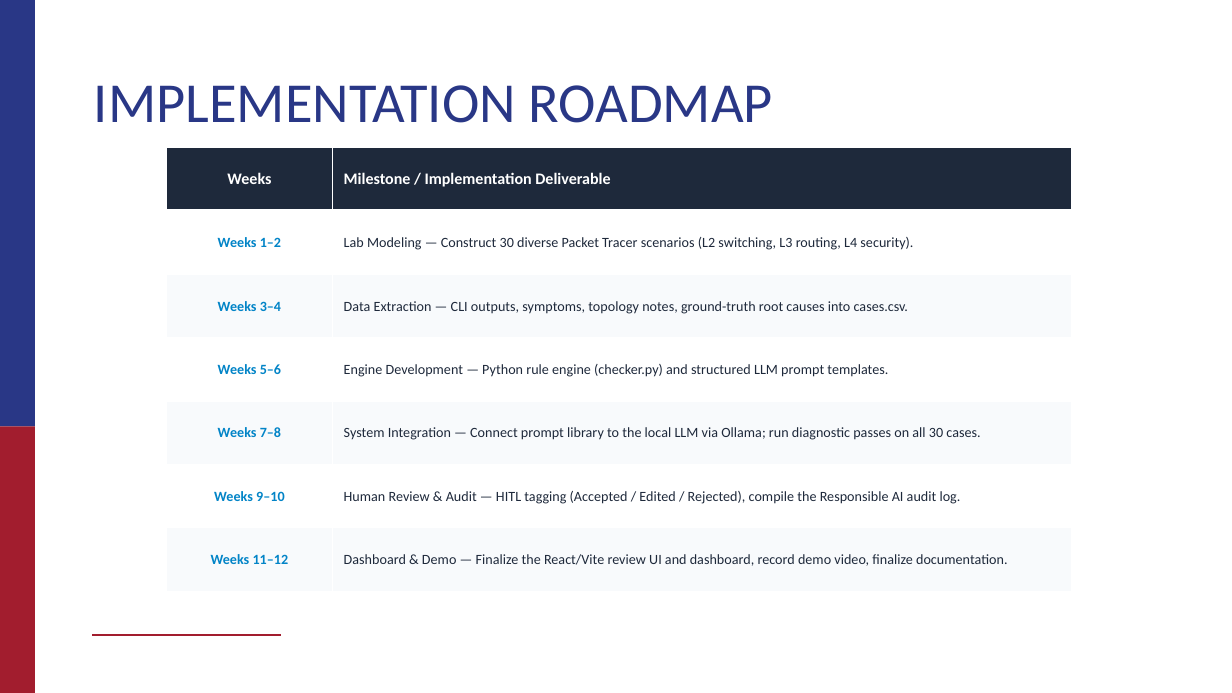
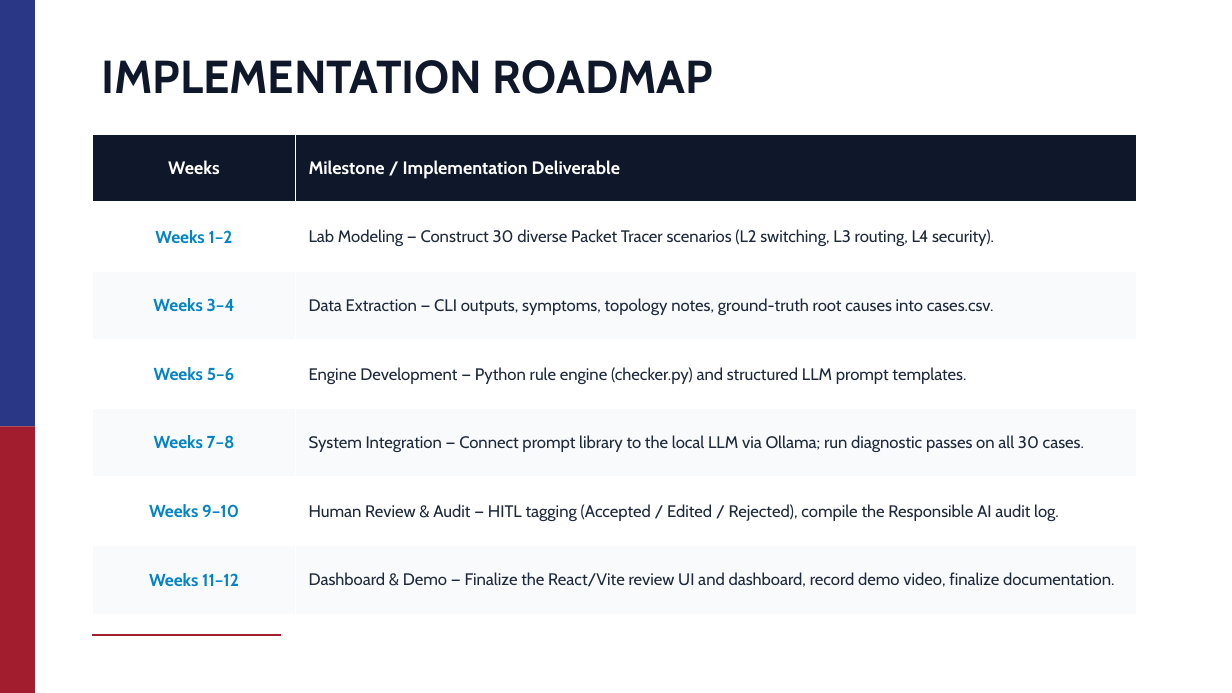
Before and after one commit to sanidhyaagrawal17/netsage-ai, a slide deck: slide 7 of docs/NetSage_AI_Synopsis_Presentation.pptx. Drawn at 1232x693 pixels with LibreOffice and Linux fonts; fonts in the diff are those of the drawing; background and template pictures are left out. Boxes give left, top, right and bottom in pixels: in the first picture for what was removed or moved away, otherwise in the second. Text is boxed around its words. In the diff, an @@ line names an element or a change of style, - is before the commit and + after.

Commit message:
docs: increase font sizes and standardize typography hierarchy across all slides

```diff
--- a/docs/NetSage_AI_Synopsis_Presentation.pptx
+++ b/docs/NetSage_AI_Synopsis_Presentation.pptx
@@ title "IMPLEMENTATION ROADMAP" moved from (x1=94, y1=85, x2=773, y2=123) to (x1=102, y1=60, x2=713, y2=94) @@
@@ title "IMPLEMENTATION ROADMAP" at (x1=102, y1=60, x2=713, y2=94): size 44 to 36 pt, font Calibri to Cabin, text colour #293786 to #0F172A, bold on @@
@@ table at (x1=92, y1=134, x2=1137, y2=615) @@
@@ fill #1E293B to #0F172A in row 1 @@
@@ size 12.5 to 14 pt in "Weeks", "Milestone / Implementation Deliverable" @@
@@ font Calibri to Cabin @@
@@ size 11 to 13.5 pt in "Weeks 1–2", "Weeks 3–4", "Weeks 5–6", "Weeks 7–8" and 2 more places @@
@@ size 11 to 13 pt in "Lab Modeling — Construct 30 diverse Packet ...", "Data Extraction — CLI outputs, symptoms, topology ...", "Engine Development — Python rule engine (checker.py) ...", "System Integration — Connect prompt library to ..." and 2 more places @@
@@ table resized from (x1=166, y1=148, x2=1072, y2=592) to (x1=92, y1=134, x2=1137, y2=615) @@
```
Also in this commit, not shown: 9 other slides changed.
